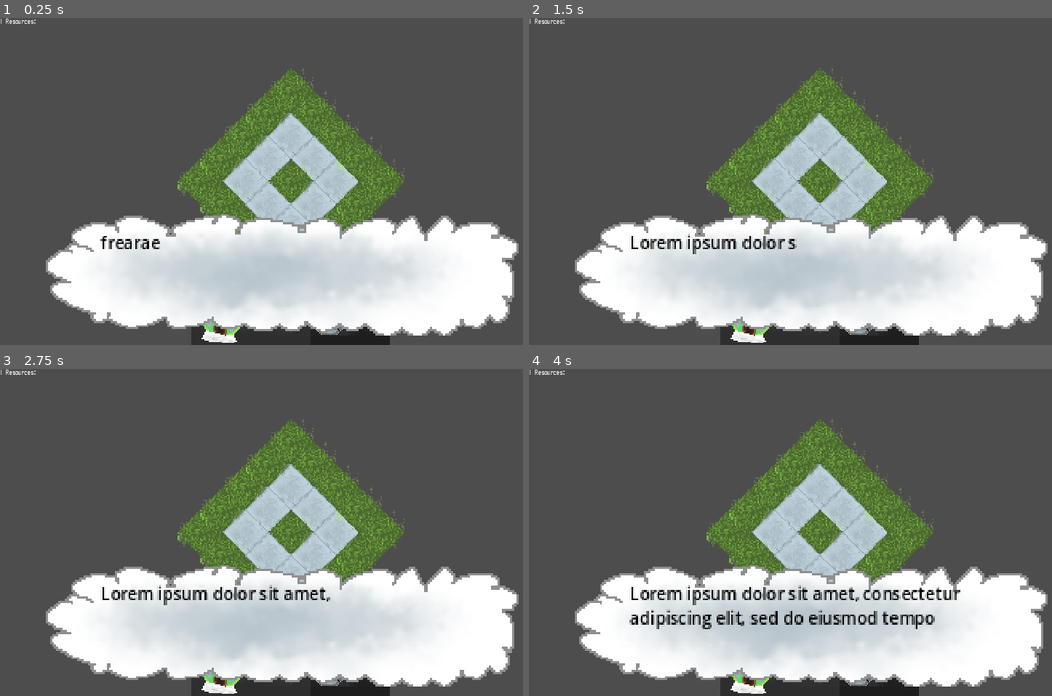
Above: before the commit, frames 1-4 (two rows, left to right).
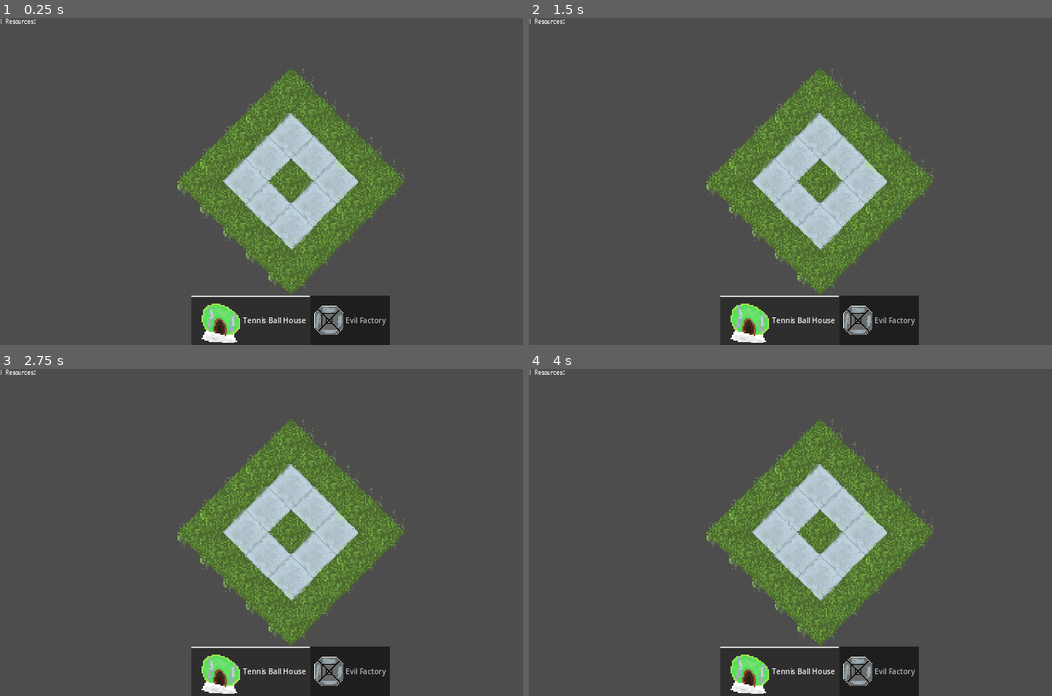
Above: after the commit, the same moments.

Repository: ingsmployee/bracktwinkjamminit
Game: Godot game, scene res://Assets/Scenes/main.tscn
Same seed, same stepped clock (60 frames per second), same inputs: the game is played once before the commit and once after it.
Inputs (mouse positions are in pixels of both pictures, inside the frame that each line leads up to):
- Up to frame 1 (0.25 s): no input
- Up to frame 2 (1.5 s): tap Enter at 0.5 s; move the mouse to (947, 165) at 0.52 s; hold Q (build_a) 0.53-1.25 s; click (947, 165) at 0.67 s; right-click (947, 165) at 0.8 s; drag from (701, 197) to (790, 246) at 1.27 s
- Up to frame 3 (2.75 s): move the mouse to (350, 460) at 2.02 s; hold Q (build_a) from 2.03 s (still down); click (350, 460) at 2.17 s; right-click (350, 460) at 2.3 s
- Up to frame 4 (4 s): release Q (build_a) at 2.75 s; drag from (790, 597) to (644, 483) at 2.77 s; move the mouse to (994, 581) at 3.52 s; press the mouse at (994, 581) at 3.53 s; right-click (994, 581) at 3.8 s

The runs differ from the first frame. In frame 1, 28% of the frame differs, in the area x 8-100%, y 60-98%; in frame 2, 28%; in frame 3, 28%; in frame 4, 28%.

Commit message:
- finished vertical dialog thing - made it fully compatible with fonts of various sizes - added timer for random events
to do (next):
- add actual random events
- add Safety building functionality for those events
- add lava pools
- add resource gathering

Diff:
--- a/dogsbuilddogsbuilddogs/Assets/Code/building.gd
+++ b/dogsbuilddogsbuilddogs/Assets/Code/building.gd
@@ -71,6 +71,7 @@
 
 
 func produce(amount: float) -> void:
+	print(amount)
 	get_parent().add_resource(resource_names[prox_bonus_type], amount)
 
 func update_modifiers() -> void:
@@ -102,6 +103,7 @@
 	$Sprite2D.self_modulate = Color(1,1,1,1)
 	$Sprite2D.z_index = 1
 	prox_bonus_amount = [0,0,0]
+	get_parent().building_type_amounts[prox_bonus_type] += 1
 	placed = true
 	for building in buildings_touched:
 		building.get_node("Sprite2D").self_modulate = Color(1,1,1,1)
@@ -118,6 +120,7 @@
 	var tween = get_tree().create_tween()
 	tween.tween_property($Sprite2D, "scale", $Sprite2D.scale * 0.2, 0.5).set_ease(Tween.EASE_OUT_IN).set_trans(Tween.TRANS_EXPO)
 	$AnimationPlayer.play("on_destroy")
+	get_parent().building_type_amounts[prox_bonus_type] -= 1
 	if placed:
 		for building in buildings_touched:
 			building.prox_bonus_amount[prox_bonus_type] -= prox_bonus_addition
--- a/dogsbuilddogsbuilddogs/Assets/Code/money_manager.gd
+++ b/dogsbuilddogsbuilddogs/Assets/Code/money_manager.gd
@@ -1,6 +1,9 @@
 extends Node2D
 
 var resources: Dictionary = {}
+var building_type_amounts: Array[int] = [0,0,0]
+var chance_of_bad: float = 0.1
+var ui := UI.new()
 
 # will prolly drag perf when receiving a bunch of requests but whateverrrr
 func add_resource(resource_name: String, amount: float):
@@ -9,10 +12,9 @@
 	else:
 		resources[resource_name] += amount
 
-
 # Called when the node enters the scene tree for the first time.
 func _ready() -> void:
-	pass # Replace with function body.
+	pass
 
 # Called every frame. 'delta' is the elapsed time since the previous frame.
 func _process(delta: float) -> void:
@@ -20,3 +22,23 @@
 	for key in resources.keys():
 		textResult += ("| %s: %06.1f\n" % [key, resources[key]])
 	$%"UI Resource Display".text = textResult
+
+
+# i don't care anymore just make it work
+func tryRandomEvent():
+	var random := RandomNumberGenerator.new()
+	if random.randf() < chance_of_bad:
+		match random.randi_range(0,3):
+			1:
+				pass
+			2:
+				pass
+			3:
+				pass
+
+	$%EventTimer.wait_time = round(clamp(random.randfn(7,1.1), 5, 12) * 10)
+	$%EventTimer.start()
+
+
+func _on_event_timer_timeout() -> void:
+	tryRandomEvent()
--- a/dogsbuilddogsbuilddogs/Assets/Code/user_interface.gd
+++ b/dogsbuilddogsbuilddogs/Assets/Code/user_interface.gd
@@ -1,9 +1,11 @@
 extends Control
 
 # to do
-# finish making vertical part of dialogue system
-# add random events system
-# add Safety building functionality
+# add actual random events
+# add Safety building functionality for those events
+# add lava pools
+# add resource gathering
+
 # write UI
 # uh
 
@@ -12,6 +14,7 @@
 var selection: int = -1
 
 var ui := UI.new()
+var dialog_tween: Tween
 
 # Called when the node enters the scene tree for the first time.
 func _ready() -> void:
@@ -25,50 +28,99 @@
 	pass
 
 func _input(event: InputEvent):
-	if event.is_action_pressed("build_a"):
-		turn_into_dialog("Lorem ipsum dolor sit amet, consectetur adipiscing elit, sed do eiusmod tempor incididunt ut labore et dolore magna aliqua. Ut enim ad minim veniam, quis nostrud")
+	pass
 
-var main_dialog_string: String
+## each index of this is a page's worth of text
 var main_dialog_queue: PackedStringArray
 ## if the main thing is ready to be fed the next line
 var main_dialog_ready: bool = true
+
+func play_main_dialog(input: String = "") -> bool:
+	if input != "":
+		queue_into_dialog(input)
+	elif main_dialog_queue.size() == 0:
+		$DialogBoxAnimationPlayer.queue("hide_dialog_box")
+		get_tree().create_tween().tween_callback($%MainDialogBox.clear).set_delay(0.3)
+		return false
+
+	if !$%MainDialogControl.visible:
+		$DialogBoxAnimationPlayer.play("show_dialog_box")
+		get_tree().create_tween().tween_callback(play_main_dialog).set_delay(0.4)
+		return true
+
+	if main_dialog_ready:
+		advance_dialog()
+		return true
+	else:
+		dialog_tween.kill()
+		$%MainDialogBox.add_text(main_dialog_queue[0])
+		main_dialog_queue.remove_at(0)
+		main_dialog_ready = true
+		return true
+
+func show_dialog_box():
+	$DialogBoxAnimationPlayer.queue("show_dialog_box")
+func hide_dialog_box():
+	$DialogBoxAnimationPlayer.queue("hide_dialog_box")
+
 # doesn't support custom fonts. i could have made it do that and decided not to. haha im evil. haha.
 # not like i spent 30 minutes trying to figure out how to get the characters only to realize that
 # it's a property and not a method
 # also doesn't work well when words are longer than the max characters
 # and in the end that didn't work so you have to define the max length. yay
 # fuck it i'll implement the font agile one anyway so we don't need to use monospaced
-func turn_into_dialog(text: String, delay: float = 0.05, dialog_box: RichTextLabel = $%MainDialogBox) -> void:
+func queue_into_dialog(text: String, dialog_box: RichTextLabel = $%MainDialogBox) -> void:
 	var max_height = dialog_box.size.y
 	var max_length = dialog_box.size.x
 
 	if dialog_box == $%MainDialogBox:
-		main_dialog_string = ""
+		main_dialog_queue.clear()
 	dialog_box.clear()
 
 	var words: PackedStringArray = text.split(" ", false)
-	main_dialog_string = ""
+
+	#print("Max length: %s Max height: %s" % [max_length, max_height])
 
 	var height_count: int = 0 # in pixels
 	var length_count: int = 0
-	var line_height = dialog_box.get_theme_font("font").get_height()
+	var phrase_height: int = dialog_box.get_theme_font("font").get_string_size("qwertyuiopasdfghjkl;zxcvbnm .,", HORIZONTAL_ALIGNMENT_LEFT, -1, dialog_box.get_theme_font_size("normal_font_size")).y # look man it works
+	var resulting_pages: Array[String] = [""]
+	var page_index: int = 0
 
 	for word in words:
 		# long line incoming
-		var phrase_size = dialog_box.get_theme_font("font").get_string_size(word + " ", HORIZONTAL_ALIGNMENT_LEFT, -1, dialog_box.get_theme_font_size("font_size"))
-		if phrase_size.x + length_count > max_length:
-			main_dialog_string += "\n"
+		var phrase_length = dialog_box.get_theme_font("font").get_string_size(word + " ", HORIZONTAL_ALIGNMENT_LEFT, -1, dialog_box.get_theme_font_size("normal_font_size")).x
+		if phrase_length + length_count > max_length:
 			length_count = 0
-		main_dialog_string += word + " "
-		length_count += phrase_size.x + 1
+			resulting_pages[page_index] += "\n"
+			#print(height_count, "h + ", phrase_height, " vs ", max_height)
+			if height_count + phrase_height > max_height:
+				height_count = 0
+				page_index += 1
+				resulting_pages.append("")
+			else:
+				height_count += phrase_height
+		#print(length_count, "l + ", phrase_length, " vs ", max_length)
+		length_count += phrase_length
+		resulting_pages[page_index] += word + " "
 
-	var tween = get_tree().create_tween().set_loops(main_dialog_string.length())
-	tween.tween_callback(type_next_main_char.bind(dialog_box)).set_delay(delay)
+	print(resulting_pages)
+	main_dialog_queue.append_array(resulting_pages)
+
+## starts the next page
+func advance_dialog(dialog_box: RichTextLabel = $%MainDialogBox):
+	main_dialog_ready = false
+	dialog_box.clear()
+	dialog_tween = get_tree().create_tween().set_loops(main_dialog_queue[0].length())
+	dialog_tween.tween_callback(type_next_main_char.bind(dialog_box)).set_delay(0.01)
 
 ## helper method for turn_into_dialog
 func type_next_main_char(dialog_box: RichTextLabel) -> void:
-	dialog_box.add_text(main_dialog_string[0])
-	main_dialog_string = main_dialog_string.substr(1)
+	dialog_box.add_text(main_dialog_queue[0][0])
+	main_dialog_queue[0] = main_dialog_queue[0].substr(1)
+	if main_dialog_queue[0].length() == 0:
+		main_dialog_queue.remove_at(0)
+		main_dialog_ready = true
 
 func _on_tab_bar_tab_clicked(tab: int) -> void:
 	selection = tab
--- a/dogsbuilddogsbuilddogs/Assets/Scenes/main.tscn
+++ b/dogsbuilddogsbuilddogs/Assets/Scenes/main.tscn
@@ -30,6 +30,135 @@
 sources/5 = SubResource("TileSetAtlasSource_u2le0")
 pattern_0 = SubResource("TileMapPattern_16yyl")
 
+[sub_resource type="AudioStreamGenerator" id="AudioStreamGenerator_2ylo6"]
+
+[sub_resource type="Animation" id="Animation_b40sm"]
+resource_name = "show_dialog_box"
+length = 0.5
+tracks/0/type = "value"
+tracks/0/imported = false
+tracks/0/enabled = true
+tracks/0/path = NodePath(".:position")
+tracks/0/interp = 1
+tracks/0/loop_wrap = true
+tracks/0/keys = {
+"times": PackedFloat32Array(0, 0.5),
+"transitions": PackedFloat32Array(0.164938, 1),
+"update": 0,
+"values": [Vector2(535, 764), Vector2(535, 459)]
+}
+tracks/1/type = "value"
+tracks/1/imported = false
+tracks/1/enabled = true
+tracks/1/path = NodePath(".:visible")
+tracks/1/interp = 1
+tracks/1/loop_wrap = true
+tracks/1/keys = {
+"times": PackedFloat32Array(0),
+"transitions": PackedFloat32Array(1),
+"update": 1,
+"values": [true]
+}
+tracks/2/type = "value"
+tracks/2/imported = false
+tracks/2/enabled = true
+tracks/2/path = NodePath(".:modulate")
+tracks/2/interp = 1
+tracks/2/loop_wrap = true
+tracks/2/keys = {
+"times": PackedFloat32Array(0, 0.333333),
+"transitions": PackedFloat32Array(0.196146, 1),
+"update": 0,
+"values": [Color(0.313725, 0.313725, 0.313725, 0.505882), Color(1, 1, 1, 1)]
+}
+
+[sub_resource type="Animation" id="Animation_i88la"]
+length = 0.001
+tracks/0/type = "value"
+tracks/0/imported = false
+tracks/0/enabled = true
+tracks/0/path = NodePath(".:position")
+tracks/0/interp = 1
+tracks/0/loop_wrap = true
+tracks/0/keys = {
+"times": PackedFloat32Array(0),
+"transitions": PackedFloat32Array(1),
+"update": 0,
+"values": [Vector2(535, 764)]
+}
+tracks/1/type = "value"
+tracks/1/imported = false
+tracks/1/enabled = true
+tracks/1/path = NodePath(".:modulate")
+tracks/1/interp = 1
+tracks/1/loop_wrap = true
+tracks/1/keys = {
+"times": PackedFloat32Array(0),
+"transitions": PackedFloat32Array(1),
+"update": 0,
+"values": [Color(1, 1, 1, 1)]
+}
+tracks/2/type = "value"
+tracks/2/imported = false
+tracks/2/enabled = true
+tracks/2/path = NodePath(".:visible")
+tracks/2/interp = 1
+tracks/2/loop_wrap = true
+tracks/2/keys = {
+"times": PackedFloat32Array(0),
+"transitions": PackedFloat32Array(1),
+"update": 1,
+"values": [false]
+}
+
+[sub_resource type="Animation" id="Animation_qly0w"]
+resource_name = "hide_dialog_box"
+length = 0.5
+step = 0.05
+tracks/0/type = "value"
+tracks/0/imported = false
+tracks/0/enabled = true
+tracks/0/path = NodePath(".:position")
+tracks/0/interp = 1
+tracks/0/loop_wrap = true
+tracks/0/keys = {
+"times": PackedFloat32Array(0, 0.1, 0.5),
+"transitions": PackedFloat32Array(1, 5.27803, 1),
+"update": 0,
+"values": [Vector2(535, 459), Vector2(535, 442), Vector2(535, 764)]
+}
+tracks/1/type = "value"
+tracks/1/imported = false
+tracks/1/enabled = true
+tracks/1/path = NodePath(".:modulate")
+tracks/1/interp = 1
+tracks/1/loop_wrap = true
+tracks/1/keys = {
+"times": PackedFloat32Array(0.3, 0.5),
+"transitions": PackedFloat32Array(1, 1),
+"update": 0,
+"values": [Color(1, 1, 1, 1), Color(0.313726, 0.313726, 0.313726, 0.505882)]
+}
+tracks/2/type = "value"
+tracks/2/imported = false
+tracks/2/enabled = true
+tracks/2/path = NodePath(".:visible")
+tracks/2/interp = 1
+tracks/2/loop_wrap = true
+tracks/2/keys = {
+"times": PackedFloat32Array(0.5),
+"transitions": PackedFloat32Array(1),
+"update": 1,
+"values": [false]
+}
+
+[sub_resource type="AnimationLibrary" id="AnimationLibrary_4oan2"]
+_data = {
+"RESET": SubResource("Animation_i88la"),
+"hide_dialog_box": SubResource("Animation_qly0w"),
+"show_dialog_box": SubResource("Animation_b40sm")
+}
+
 [node name="MainNode" type="Node2D"]
 texture_filter = 1
 script = ExtResource("1_wup87")
@@ -49,6 +178,7 @@
 tile_set = SubResource("TileSet_364tp")
 
 [node name="AudioStreamPlayer" type="AudioStreamPlayer" parent="."]
+stream = SubResource("AudioStreamGenerator_2ylo6")
 
 [node name="UI" type="Control" parent="." node_paths=PackedStringArray("central_node")]
 unique_name_in_owner = true
@@ -67,10 +197,18 @@
 script = ExtResource("5_tds1k")
 central_node = NodePath("..")
 
+[node name="DialogBoxAnimationPlayer" type="AnimationPlayer" parent="UI"]
+unique_name_in_owner = true
+root_node = NodePath("../MainScreen/MainScreen/MainDialogControl")
+libraries = {
+"": SubResource("AnimationLibrary_4oan2")
+}
+
 [node name="MainScreen" type="CanvasLayer" parent="UI"]
 
 [node name="MainScreen" type="Control" parent="UI/MainScreen"]
 texture_filter = 1
+clip_contents = true
 layout_mode = 3
 anchors_preset = 15
 anchor_right = 1.0
@@ -103,21 +241,24 @@
 
 [node name="UI Resource Display" type="Label" parent="UI/MainScreen/MainScreen"]
 unique_name_in_owner = true
+layout_mode = 0
 offset_right = 94.0
 offset_bottom = 23.0
 text = "googoogaga"
 label_settings = ExtResource("8_6jrmf")
 
-[node name="DialogBox" type="Control" parent="UI/MainScreen/MainScreen"]
+[node name="MainDialogControl" type="Control" parent="UI/MainScreen/MainScreen"]
+unique_name_in_owner = true
+visible = false
 layout_mode = 3
 anchors_preset = 0
 offset_left = 535.0
-offset_top = 459.0
+offset_top = 764.0
 offset_right = 575.0
-offset_bottom = 499.0
+offset_bottom = 804.0
 scale = Vector2(4.62021, 4.62021)
 
-[node name="TextureRect" type="TextureRect" parent="UI/MainScreen/MainScreen/DialogBox"]
+[node name="TextureRect" type="TextureRect" parent="UI/MainScreen/MainScreen/MainDialogControl"]
 layout_mode = 1
 anchors_preset = 8
 anchor_left = 0.5
@@ -132,19 +273,27 @@
 grow_vertical = 2
 texture = ExtResource("9_xc3o3")
 
-[node name="MainDialogBox" type="RichTextLabel" parent="UI/MainScreen/MainScreen/DialogBox/TextureRect"]
+[node name="MainDialogBox" type="RichTextLabel" parent="UI/MainScreen/MainScreen/MainDialogControl/TextureRect"]
 unique_name_in_owner = true
 modulate = Color(0, 0, 0, 1)
 layout_mode = 0
-offset_left = 40.4706
-offset_top = 13.5151
-offset_right = 390.471
-offset_bottom = 93.5151
-scale = Vector2(0.5, 0.502278)
+offset_left = 40.0
+offset_top = 14.0
+offset_right = 3720.0
+offset_bottom = 814.0
+scale = Vector2(0.05, 0.05)
+theme_override_font_sizes/normal_font_size = 150
 bbcode_enabled = true
 text = "frearae"
 scroll_active = false
 autowrap_mode = 0
 
+[node name="EventTimer" type="Timer" parent="."]
+unique_name_in_owner = true
+wait_time = 3.0
+one_shot = true
+autostart = true
+
 [connection signal="mouse_exited" from="UI/MainScreen/MainScreen/TabBar" to="UI" method="_on_tab_bar_mouse_exited"]
 [connection signal="tab_clicked" from="UI/MainScreen/MainScreen/TabBar" to="UI" method="_on_tab_bar_tab_clicked"]
+[connection signal="timeout" from="EventTimer" to="Buildings" method="_on_event_timer_timeout"]
Not shown: 1 places in dogsbuilddogsbuilddogs/Assets/Scenes/main.tscn that only renumber resources
